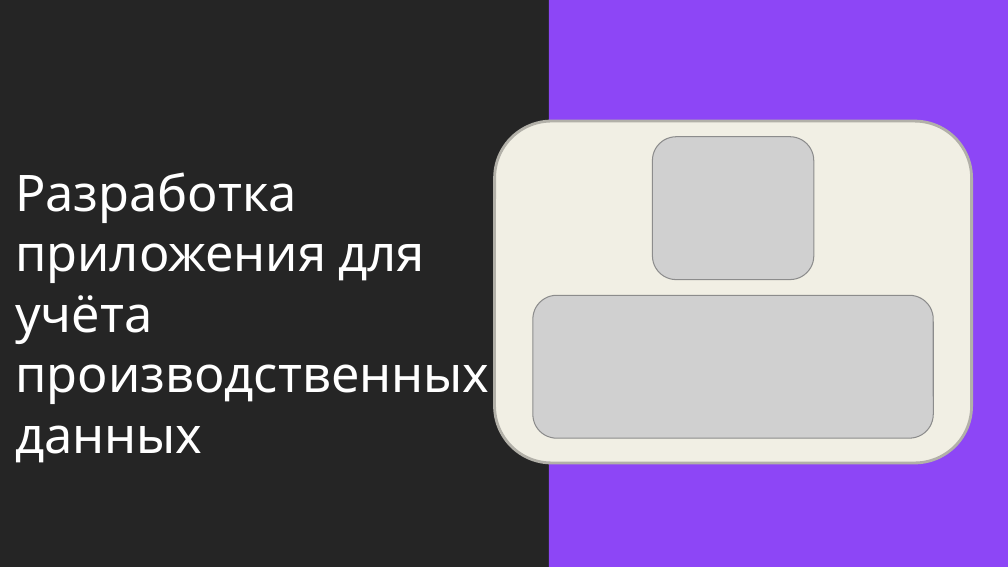
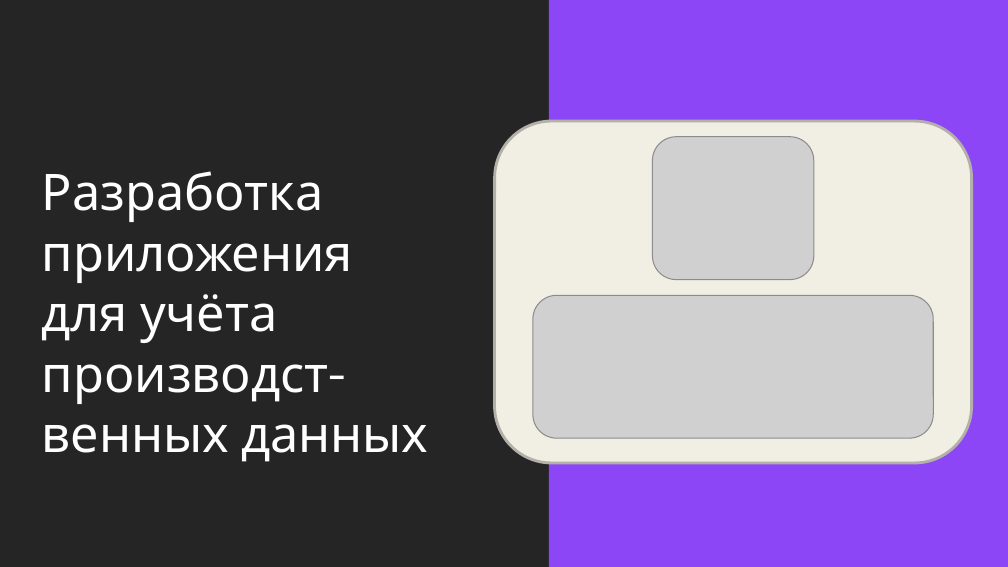
Before and after one commit to Denowsky/Diploma, a slide deck: slide 1 of Презентация.pptx. Drawn at 1008x567 pixels with LibreOffice and Linux fonts; fonts in the diff are those of the drawing; grey boxes stand for pictures; background and template pictures are left out. Boxes give left, top, right and bottom in pixels: in the first picture for what was removed or moved away, otherwise in the second. Text is boxed around its words. In the diff, an @@ line names an element or a change of style, - is before the commit and + after.

```diff
--- a/Презентация.pptx
+++ b/Презентация.pptx
@@ title at (42,171,428,462): text changed @@
-Разработка приложения для учёта производственных данных
+Разработка приложения
+для учёта производст-венных данных
```
Also in this commit, not shown: 7 other slides changed, 2 slides added, 2 slides removed.
